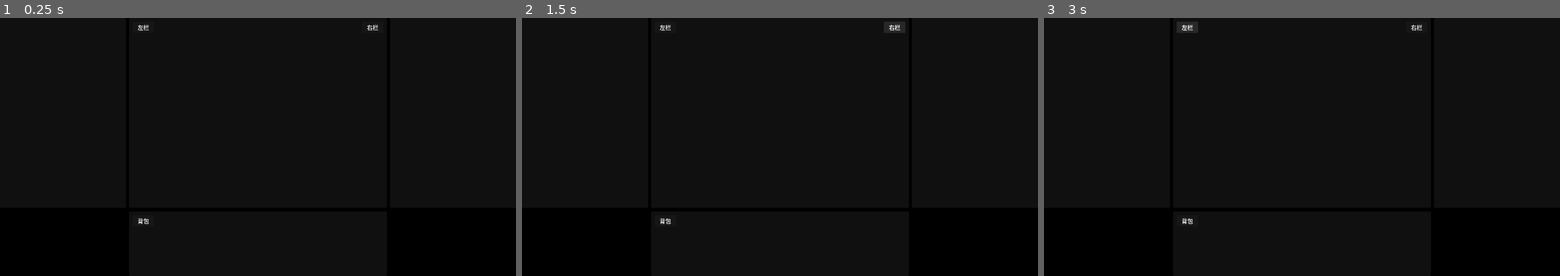
Above: before the commit, frames 1-3 (left to right).
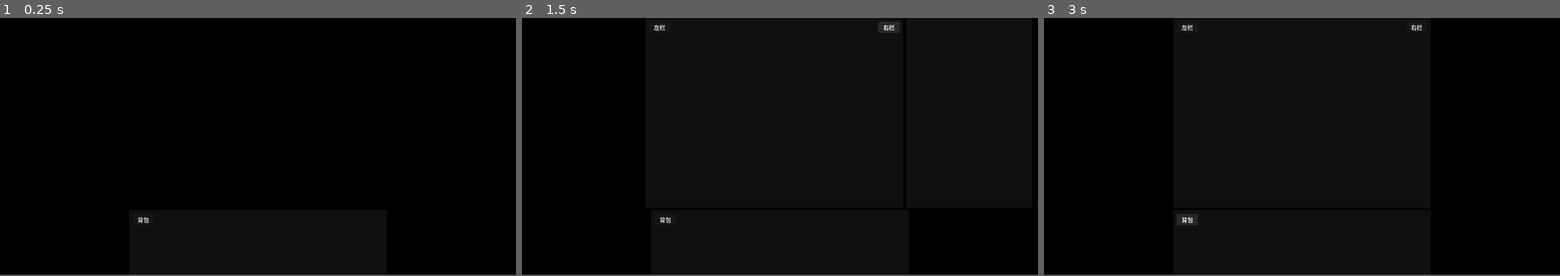
Above: after the commit, the same moments.

Repository: xiaowei2016/roguefall
Game: Godot game, scene res://scenes/main.tscn
Two runs of this game, one before a commit and one after it. Both use one fixed random seed, a clock stepped at 60 frames per second and the inputs below.
Inputs:
- Up to frame 1 (0.25 s): no input
- Up to frame 2 (1.5 s): click "左栏" (after the commit: "背包") at 0.5 s; click "右栏" at 1.25 s
- Up to frame 3 (3 s): click "背包" at 2 s; click "左栏" (after the commit: "背包") at 2.75 s
In our replay, the window is 800x400 before the commit and 800x398 after it. These sizes can differ from the game's own. Grey fills any space a smaller window leaves; there, only what the larger window draws over its background counts as a difference.

The runs differ from the first frame. In frame 1, 0.1% of the frame differs, in the area x 26-74%, y 2-80%; in frame 2, 0.2%, in the area x 25-75%, y 1-80%; in frame 3, less than 0.1%.
Error before the commit: Parse Error: Cannot infer the type of "shift_boundary" variable because the value doesn't have a set type. (res://scripts/main.gd:199)

Commit message:
fix: 为 shift 日志节流变量补充显式类型标注，修复 Godot 4.7 := 推断失败

Diff:
--- a/scripts/main.gd
+++ b/scripts/main.gd
@@ -194,9 +194,9 @@
 		log_reason = "flip"
 		_last_log_flipped = flipped
 	elif _last_log_shift != panel_shift:
-		var shift_to_zero := _last_log_shift != 0 and panel_shift == 0
-		var shift_from_zero := _last_log_shift == 0 and panel_shift != 0
-		var shift_boundary := abs(panel_shift) in [360]
+		var shift_to_zero: bool = _last_log_shift != 0 and panel_shift == 0
+		var shift_from_zero: bool = _last_log_shift == 0 and panel_shift != 0
+		var shift_boundary: bool = abs(int(panel_shift)) == 360
 		if shift_to_zero or shift_from_zero or shift_boundary or _shift_log_frame >= SHIFT_LOG_INTERVAL:
 			log_reason = "shift"
 		_last_log_shift = panel_shift
